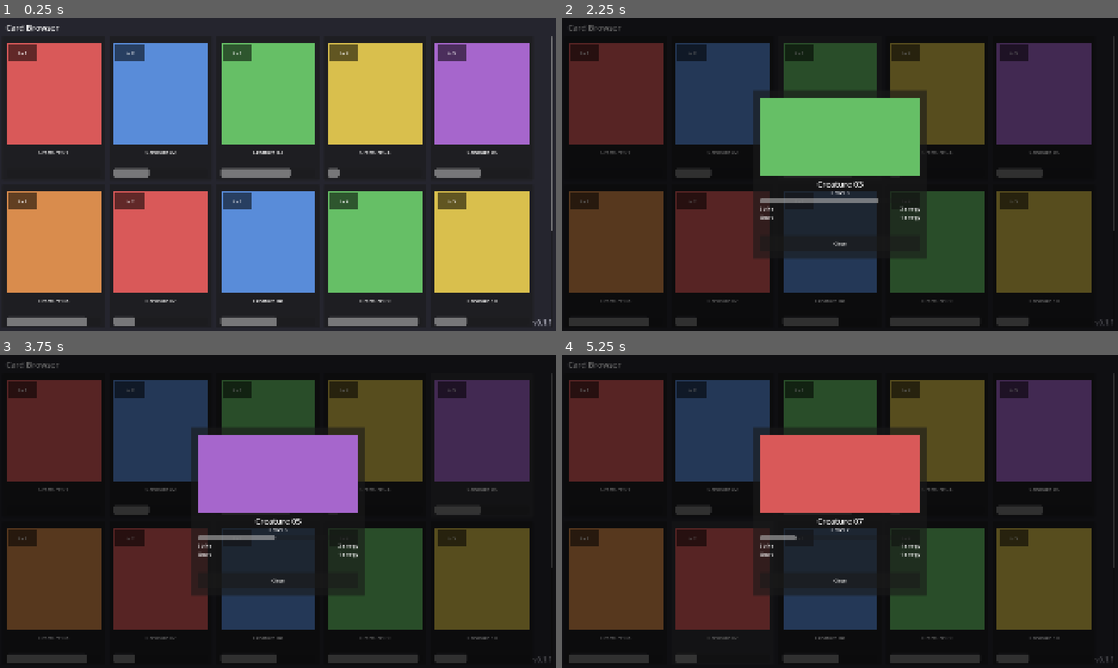
Above: before the commit, frames 1-4 (two rows, left to right).
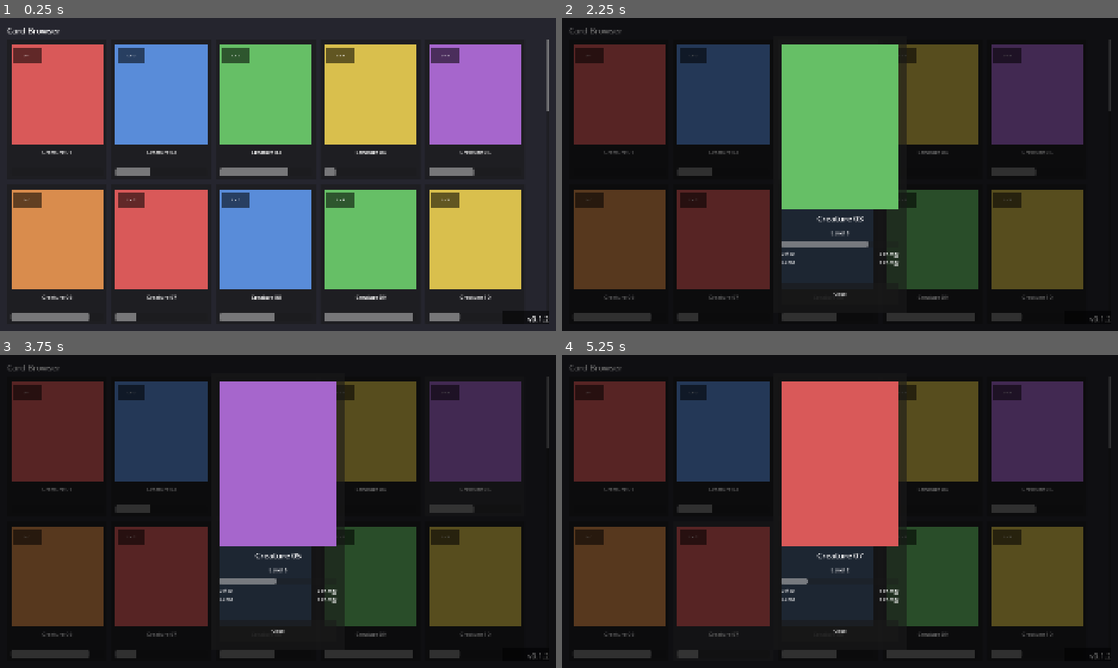
Above: after the commit, the same moments.

Repository: VirtualSteveShow/UnnamedCardGame
Game: Godot game, scene res://scenes/card_browser/card_browser.tscn
Same seed, same stepped clock (60 frames per second), same inputs: the game is played once before the commit and once after it.
Inputs:
- Up to frame 1 (0.25 s): no input
- Up to frame 2 (2.25 s): click "Lv 1" at 0.5 s; click "Lv 2" at 1.25 s; click "Lv 3" at 2 s
- Up to frame 3 (3.75 s): click "Lv 4" at 2.75 s; click "Lv 5" at 3.5 s
- Up to frame 4 (5.25 s): click "Lv 1" at 4.25 s; click "Lv 2" at 5 s

The runs differ from the first frame. In frame 1, 10% of the frame differs, in the area x 1-100%, y 2-99%; in frame 2, 20%; in frame 3, 20%; in frame 4, 20%.

Commit message:
Fix card browser UX issues found on-device
- Version label: draw after the grid (was underneath scrolled cards)
  and add a dark backing chip + bigger font so it's legible over any
  card art. Was previously easy to mistake for "not on top".
- Safe-area padding: apply a symmetric minimum on all four edges
  instead of only wherever a camera cutout was detected, so the layout
  doesn't look lopsided on the side without a cutout.
- Detail overlay: close on the input *release* instead of press -- the
  previous version hid itself mid-click, so the matching release event
  landed on whatever grid card was now exposed underneath and reopened
  the detail view on it instead of closing.
- Detail overlay art now uses the shared CardData.ASPECT_RATIO (same
  shape as the grid cards, was accidentally landscape) and the whole
  panel is sized responsively off the viewport instead of a fixed
  600x580, so it reads bigger.
- Bumped placeholder card count to 36 so scrolling is actually
  exercisable. Version -> 0.1.2.

Diff:
--- a/game/project.godot
+++ b/game/project.godot
@@ -11,7 +11,7 @@
 [application]
 
 config/name="Unnamed Card Game"
-config/version="0.1.1"
+config/version="0.1.2"
 run/main_scene="res://scenes/card_browser/card_browser.tscn"
 config/features=PackedStringArray("4.7", "GL Compatibility")
 config/icon="res://icon.svg"
--- a/game/scenes/card_browser/card_browser.gd
+++ b/game/scenes/card_browser/card_browser.gd
@@ -5,20 +5,26 @@
 
 const CardItemScene := preload("res://scenes/card_browser/card_item.tscn")
 
-## Standard trading-card ratio (2.5in x 3.5in, e.g. MTG/Pokemon TCG),
-## width:height. Cards are sized off this ratio rather than a fixed
-## pixel size so they keep a recognizable "card" silhouette at any
-## screen size.
-const CARD_ASPECT_RATIO := 2.5 / 3.5
-
 ## How many card rows should be visible in the scroll area at once;
 ## anything beyond that is reached by scrolling rather than shrinking
 ## cards further to cram more rows in.
 const VISIBLE_ROWS := 2
 
+## Minimum edge padding applied on every side even where there's no
+## camera cutout, so the layout still looks visually balanced instead
+## of lopsided (padded only on whichever edge has a cutout).
+const BASE_EDGE_PADDING := 24.0
+
+## Extra vertical space reserved above the grid for the title text,
+## on top of the top edge padding.
+const TITLE_BAR_HEIGHT := 50.0
+
+const VERSION_LABEL_SIZE := Vector2(160.0, 44.0)
+
 @onready var scroll_container: ScrollContainer = $ScrollContainer
 @onready var grid: GridContainer = $ScrollContainer/GridContainer
 @onready var title_label: Label = $TitleLabel
+@onready var version_bg: ColorRect = $VersionBg
 @onready var version_label: Label = $VersionLabel
 @onready var detail_overlay: Control = $CardDetail
 
@@ -50,37 +56,50 @@
 
 
 ## Phones with camera cutouts/punch-holes report a "safe area" smaller
-## than the full screen. We inset the edge-anchored UI by the gap
-## between the two so cards and text never sit under the cutout, no
-## matter which edge it's on or how the device is rotated.
+## than the full screen. We inset the edge-anchored UI by at least that
+## gap so cards/text never sit under the cutout -- but never by *less*
+## than BASE_EDGE_PADDING either, so edges without a cutout still get a
+## matching margin instead of looking unpadded next to the cutout side.
 func _apply_safe_area_padding() -> void:
 	var screen_size: Vector2i = DisplayServer.screen_get_size()
-	if screen_size.x <= 0 or screen_size.y <= 0:
-		return
+	var left := BASE_EDGE_PADDING
+	var right := BASE_EDGE_PADDING
+	var top := BASE_EDGE_PADDING
+	var bottom := BASE_EDGE_PADDING
 
-	var safe_area: Rect2i = DisplayServer.get_display_safe_area()
-	var viewport_size: Vector2 = get_viewport_rect().size
+	if screen_size.x > 0 and screen_size.y > 0:
+		var safe_area: Rect2i = DisplayServer.get_display_safe_area()
+		var viewport_size: Vector2 = get_viewport_rect().size
 
-	# Express the insets as a fraction of the physical screen, then scale
-	# into our viewport's own coordinate space -- this holds regardless
-	# of stretch mode or device pixel ratio.
-	var left: float = (float(safe_area.position.x) / screen_size.x) * viewport_size.x
-	var right: float = (float(screen_size.x - (safe_area.position.x + safe_area.size.x)) / screen_size.x) * viewport_size.x
-	var top: float = (float(safe_area.position.y) / screen_size.y) * viewport_size.y
-	var bottom: float = (float(screen_size.y - (safe_area.position.y + safe_area.size.y)) / screen_size.y) * viewport_size.y
+		# Express the cutout insets as a fraction of the physical screen,
+		# then scale into our viewport's own coordinate space -- this
+		# holds regardless of stretch mode or device pixel ratio.
+		var cutout_left: float = (float(safe_area.position.x) / screen_size.x) * viewport_size.x
+		var cutout_right: float = (float(screen_size.x - (safe_area.position.x + safe_area.size.x)) / screen_size.x) * viewport_size.x
+		var cutout_top: float = (float(safe_area.position.y) / screen_size.y) * viewport_size.y
+		var cutout_bottom: float = (float(screen_size.y - (safe_area.position.y + safe_area.size.y)) / screen_size.y) * viewport_size.y
 
-	title_label.offset_left = 20.0 + left
-	title_label.offset_top = 14.0 + top
+		left = maxf(BASE_EDGE_PADDING, cutout_left)
+		right = maxf(BASE_EDGE_PADDING, cutout_right)
+		top = maxf(BASE_EDGE_PADDING, cutout_top)
+		bottom = maxf(BASE_EDGE_PADDING, cutout_bottom)
 
-	scroll_container.offset_left = 8.0 + left
-	scroll_container.offset_right = -8.0 - right
-	scroll_container.offset_top = 64.0 + top
-	scroll_container.offset_bottom = -8.0 - bottom
+	title_label.offset_left = left
+	title_label.offset_top = top
 
-	version_label.offset_right = -12.0 - right
-	version_label.offset_left = -160.0 - right
-	version_label.offset_bottom = -12.0 - bottom
-	version_label.offset_top = -48.0 - bottom
+	scroll_container.offset_left = left
+	scroll_container.offset_right = -right
+	scroll_container.offset_top = top + TITLE_BAR_HEIGHT
+	scroll_container.offset_bottom = -bottom
+
+	version_label.offset_right = -right
+	version_label.offset_left = -right - VERSION_LABEL_SIZE.x
+	version_label.offset_bottom = -bottom
+	version_label.offset_top = -bottom - VERSION_LABEL_SIZE.y
+	version_bg.offset_right = version_label.offset_right
+	version_bg.offset_left = version_label.offset_left
+	version_bg.offset_bottom = version_label.offset_bottom
+	version_bg.offset_top = version_label.offset_top
 
 
 ## Sizes every card so exactly VISIBLE_ROWS fit in the scroll area's
@@ -93,7 +112,7 @@
 	var available_height: float = scroll_container.size.y
 	var card_height: float = (available_height - v_separation * (VISIBLE_ROWS - 1)) / VISIBLE_ROWS
 	card_height = maxf(card_height, 80.0)
-	var card_width: float = card_height * CARD_ASPECT_RATIO
+	var card_width: float = card_height * CardData.ASPECT_RATIO
 
 	for item in _card_items:
 		item.custom_minimum_size = Vector2(card_width, card_height)
--- a/game/scenes/card_browser/card_browser.tscn
+++ b/game/scenes/card_browser/card_browser.tscn
@@ -30,34 +30,15 @@
 theme_override_font_sizes/font_size = 28
 text = "Card Browser"
 
-[node name="VersionLabel" type="Label" parent="."]
-layout_mode = 1
-anchors_preset = 3
-anchor_left = 1.0
-anchor_top = 1.0
-anchor_right = 1.0
-anchor_bottom = 1.0
-offset_left = -160.0
-offset_top = -48.0
-offset_right = -12.0
-offset_bottom = -12.0
-grow_horizontal = 0
-grow_vertical = 0
-theme_override_colors/font_color = Color(0.7, 0.7, 0.75, 1)
-theme_override_font_sizes/font_size = 24
-text = "v0.0.0"
-horizontal_alignment = 2
-vertical_alignment = 2
-
 [node name="ScrollContainer" type="ScrollContainer" parent="."]
 layout_mode = 1
 anchors_preset = 15
 anchor_right = 1.0
 anchor_bottom = 1.0
-offset_left = 8.0
-offset_top = 64.0
-offset_right = -8.0
-offset_bottom = -8.0
+offset_left = 24.0
+offset_top = 74.0
+offset_right = -24.0
+offset_bottom = -24.0
 grow_horizontal = 2
 grow_vertical = 2
 horizontal_scroll_mode = 0
@@ -69,6 +50,42 @@
 theme_override_constants/v_separation = 16
 columns = 4
 
+[node name="VersionBg" type="ColorRect" parent="."]
+layout_mode = 1
+anchors_preset = 3
+anchor_left = 1.0
+anchor_top = 1.0
+anchor_right = 1.0
+anchor_bottom = 1.0
+offset_left = -184.0
+offset_top = -68.0
+offset_right = -24.0
+offset_bottom = -24.0
+grow_horizontal = 0
+grow_vertical = 0
+mouse_filter = 2
+color = Color(0, 0, 0, 0.55)
+
+[node name="VersionLabel" type="Label" parent="."]
+layout_mode = 1
+anchors_preset = 3
+anchor_left = 1.0
+anchor_top = 1.0
+anchor_right = 1.0
+anchor_bottom = 1.0
+offset_left = -184.0
+offset_top = -68.0
+offset_right = -24.0
+offset_bottom = -24.0
+grow_horizontal = 0
+grow_vertical = 0
+mouse_filter = 2
+theme_override_colors/font_color = Color(1, 1, 1, 1)
+theme_override_font_sizes/font_size = 26
+text = "v0.0.0"
+horizontal_alignment = 2
+vertical_alignment = 2
+
 [node name="CardDetail" parent="." instance=ExtResource("2_detail")]
 layout_mode = 1
 anchors_preset = 15
--- a/game/scenes/card_browser/card_detail.gd
+++ b/game/scenes/card_browser/card_detail.gd
@@ -8,6 +8,24 @@
 ## button hides it again -- viewing a card is non-destructive, so no
 ## confirmation is needed to dismiss it.
 
+## Panel margin, and vertical space each row of "chrome" below the art
+## (name/level/xp/abilities/close button) takes up. The art block itself
+## is sized dynamically to fit the screen at CardData.ASPECT_RATIO; these
+## stay fixed pixel sizes since they hold roughly fixed amounts of text.
+const PANEL_MARGIN := 28.0
+const ROW_GAP := 12.0
+const NAME_HEIGHT := 44.0
+const LEVEL_HEIGHT := 30.0
+const XP_HEIGHT := 20.0
+const ABILITY_LIST_HEIGHT := 100.0
+const CLOSE_BUTTON_HEIGHT := 72.0
+
+## Cap the panel's footprint so it never grows past the screen, even on
+## very tall/short viewports.
+const MAX_HEIGHT_FRACTION := 0.88
+const MAX_WIDTH_FRACTION := 0.9
+
+@onready var panel: Panel = $Panel
 @onready var art_rect: ColorRect = $Panel/Art
 @onready var name_label: Label = $Panel/NameLabel
 @onready var level_label: Label = $Panel/LevelLabel
@@ -20,6 +38,8 @@
 func _ready() -> void:
 	close_button.pressed.connect(_on_close_pressed)
 	dim_background.gui_input.connect(_on_dim_background_gui_input)
+	get_viewport().size_changed.connect(_update_panel_layout)
+	_update_panel_layout()
 
 
 func show_card(data: CardData) -> void:
@@ -53,12 +73,84 @@
 	return row
 
 
+## Sizes the panel around an art block that keeps CardData.ASPECT_RATIO
+## (the same shape as the grid cards), fit to the current viewport, then
+## lays out the fixed-height rows below it top-to-bottom.
+func _update_panel_layout() -> void:
+	var viewport_size: Vector2 = get_viewport_rect().size
+
+	var chrome_height: float = PANEL_MARGIN * 2.0 + ROW_GAP * 5.0 \
+			+ NAME_HEIGHT + LEVEL_HEIGHT + XP_HEIGHT + ABILITY_LIST_HEIGHT + CLOSE_BUTTON_HEIGHT
+
+	var max_panel_height: float = viewport_size.y * MAX_HEIGHT_FRACTION
+	var art_height: float = maxf(max_panel_height - chrome_height, 120.0)
+	var art_width: float = art_height * CardData.ASPECT_RATIO
+
+	var max_panel_width: float = viewport_size.x * MAX_WIDTH_FRACTION
+	var max_art_width: float = max_panel_width - PANEL_MARGIN * 2.0
+	if art_width > max_art_width:
+		art_width = max_art_width
+		art_height = art_width / CardData.ASPECT_RATIO
+
+	var panel_width: float = art_width + PANEL_MARGIN * 2.0
+	var panel_height: float = art_height + chrome_height
+
+	panel.offset_left = -panel_width / 2.0
+	panel.offset_right = panel_width / 2.0
+	panel.offset_top = -panel_height / 2.0
+	panel.offset_bottom = panel_height / 2.0
+
+	var left: float = PANEL_MARGIN
+	var right: float = panel_width - PANEL_MARGIN
+	var y: float = PANEL_MARGIN
+
+	art_rect.offset_left = left
+	art_rect.offset_right = right
+	art_rect.offset_top = y
+	art_rect.offset_bottom = y + art_height
+	y += art_height + ROW_GAP
+
+	name_label.offset_left = left
+	name_label.offset_right = right
+	name_label.offset_top = y
+	name_label.offset_bottom = y + NAME_HEIGHT
+	y += NAME_HEIGHT + ROW_GAP
+
+	level_label.offset_left = left
+	level_label.offset_right = right
+	level_label.offset_top = y
+	level_label.offset_bottom = y + LEVEL_HEIGHT
+	y += LEVEL_HEIGHT + ROW_GAP
+
+	xp_bar.offset_left = left
+	xp_bar.offset_right = right
+	xp_bar.offset_top = y
+	xp_bar.offset_bottom = y + XP_HEIGHT
+	y += XP_HEIGHT + ROW_GAP
+
+	ability_list.offset_left = left
+	ability_list.offset_right = right
+	ability_list.offset_top = y
+	ability_list.offset_bottom = y + ABILITY_LIST_HEIGHT
+	y += ABILITY_LIST_HEIGHT + ROW_GAP
+
+	close_button.offset_left = left
+	close_button.offset_right = right
+	close_button.offset_top = y
+	close_button.offset_bottom = y + CLOSE_BUTTON_HEIGHT
+
+
 func _on_close_pressed() -> void:
 	visible = false
 
 
 func _on_dim_background_gui_input(event: InputEvent) -> void:
-	# Tapping/clicking anywhere on the dimmed backdrop closes the detail
-	# view, same as tapping the explicit close button.
-	if event is InputEventMouseButton and event.pressed:
+	# React on release, not press: if we hid the overlay on press, the
+	# matching release event for that same tap would arrive after the
+	# overlay (and the grid button underneath it) is already visible
+	# again, registering as a full click on whatever card is under the
+	# finger -- immediately reopening the detail view instead of closing
+	# it. Closing on release means both events are consumed while this
+	# overlay is still the topmost control, so nothing leaks through.
+	if event is InputEventMouseButton and not event.pressed:
 		visible = false
--- a/game/scripts/data/card_data.gd
+++ b/game/scripts/data/card_data.gd
@@ -7,6 +7,11 @@
 ## drive the card browser: identity, level/XP, a placeholder-art color
 ## standing in for real Flux-generated art, and a list of abilities with
 ## their energy costs.
+
+## Standard trading-card ratio (2.5in x 3.5in, e.g. MTG/Pokemon TCG),
+## width:height. Shared by the grid and detail view so a card reads as
+## the same shape everywhere it's shown.
+const ASPECT_RATIO := 2.5 / 3.5
 
 ## Display name shown on the card.
 @export var card_name: String = "Unnamed Creature"
--- a/game/scripts/data/card_database.gd
+++ b/game/scripts/data/card_database.gd
@@ -16,7 +16,7 @@
 	Color(0.85, 0.55, 0.30), # orange
 ]
 
-const PLACEHOLDER_COUNT := 12
+const PLACEHOLDER_COUNT := 36
 
 static func get_placeholder_cards() -> Array[CardData]:
 	var cards: Array[CardData] = []
Not shown, changed: game/export_presets.cfg
